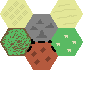
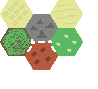
Comparing the layer stacks of the two w=98, h=89 images. Changes:
painted on "road-right" over [27, 46, 32, 52]
painted on "road-left" over [51, 46, 56, 52]
painted on "city" over [31, 39, 52, 44]
